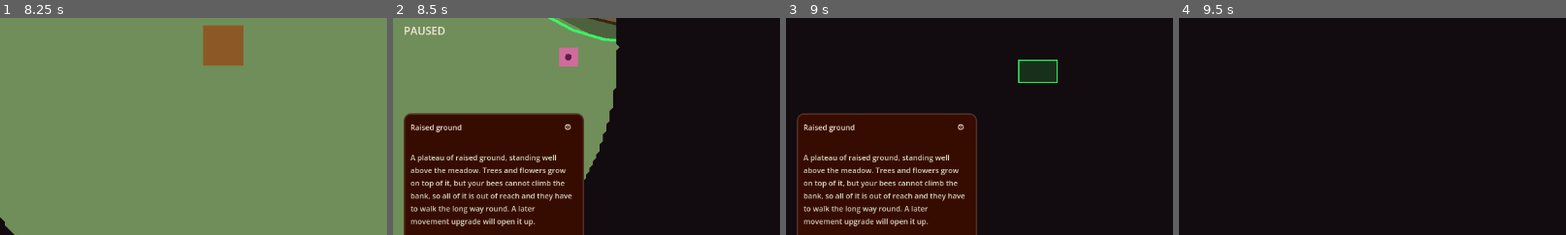
Above: before the commit, frames 1-4 (left to right).
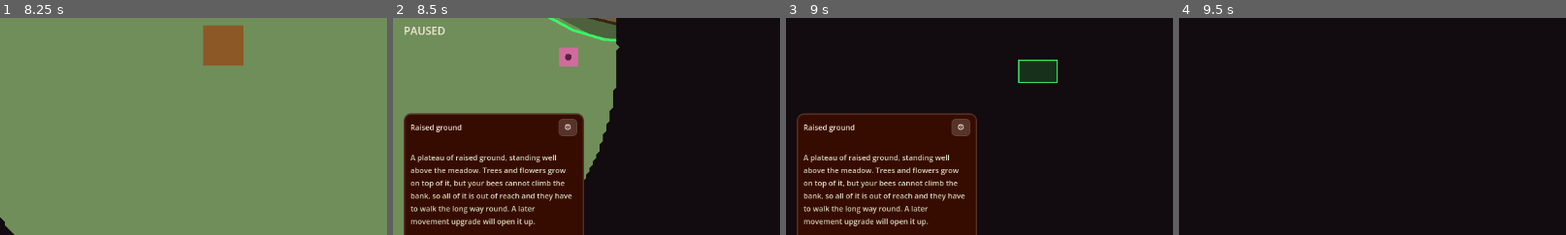
Above: after the commit, the same moments.

Repository: wonderburg7/meadow
Game: Godot game, scene res://scenes/Main.tscn
The game is run twice, just before and just after one commit, with the same random seed, the same clock (stepped at 60 frames per second) and the same inputs.
Inputs (mouse positions are % of the whole screen's width and height, from its top left):
- Up to frame 1 (8.25 s): click (10, 28) at 0.52 s; click "Start" at 1.25 s; click "⚙" at 2 s; click "Restart Run" at 2.75 s; click "❚❚" at 3.5 s; click "1" at 4.25 s; click "2" at 5 s; click "4" at 5.75 s; click (96, 93) at 6.5 s; click "Dismiss" at 7.25 s; tap Enter at 8 s; move the mouse to (72, 45) at 8.02 s; hold Right from 8.03 s (still down); tap Tab at 8.1 s; click (72, 45) at 8.17 s
- Up to frame 2 (8.5 s): keep holding Right; tap Space at 8.27 s
- Up to frame 3 (9 s): tap Space at 8.57 s; release Right at 8.75 s; drag from (30, 55) to (45, 70) at 8.77 s
- Up to frame 4 (9.5 s): no input
The pictures show only the part of the screen within x 0-50%, y 45-95%; the shares and areas given below are measured in that part.

Frame 1 is identical in both runs. In frame 2, 0.3% of the frame differs, in the area x 42-48%, y 46-55%; in frame 3, 0.3%; in frame 4, nothing differs.

Commit message:
HC-3: MenuButton draws as a filled button at rest, not just on hover
MenuButton defaults to flat, which skips its normal stylebox, so
"Change to...", the hatch-role dropdown and the selection cog all
looked like bare text between the styled buttons beside them. Set
menu.flat = false right after _style_button() in all three
MenuButton.new() call sites in hud.gd.

Co-Authored-By: Claude Sonnet 5 <noreply@anthropic.com>

Diff:
--- a/scripts/hud.gd
+++ b/scripts/hud.gd
@@ -930,6 +930,7 @@
 func _build_selection_cog() -> Control:
 	var menu := MenuButton.new()
 	_style_button(menu)
+	menu.flat = false # MenuButton defaults to flat, which skips its normal stylebox
 	menu.text = "⚙"
 	menu.theme_type_variation = "Body"
 	# Keep the cog aligned with the first identity line when that label wraps
@@ -1404,6 +1405,7 @@
 func _make_hatch_menu(entry: Dictionary) -> Control:
 	var menu := MenuButton.new()
 	_style_button(menu)
+	menu.flat = false # MenuButton defaults to flat, which skips its normal stylebox
 	menu.text = entry.label
 	menu.theme_type_variation = "Small"
 	var options: Array = entry.options
@@ -2489,6 +2491,7 @@
 func _make_role_menu(label: String, tip: String, items: Array) -> Control:
 	var menu := MenuButton.new()
 	_style_button(menu)
+	menu.flat = false # MenuButton defaults to flat, which skips its normal stylebox
 	menu.text = label
 	menu.tooltip_text = tip
 	var popup := menu.get_popup()
Not shown, changed: FUNCTION_MAP.md
